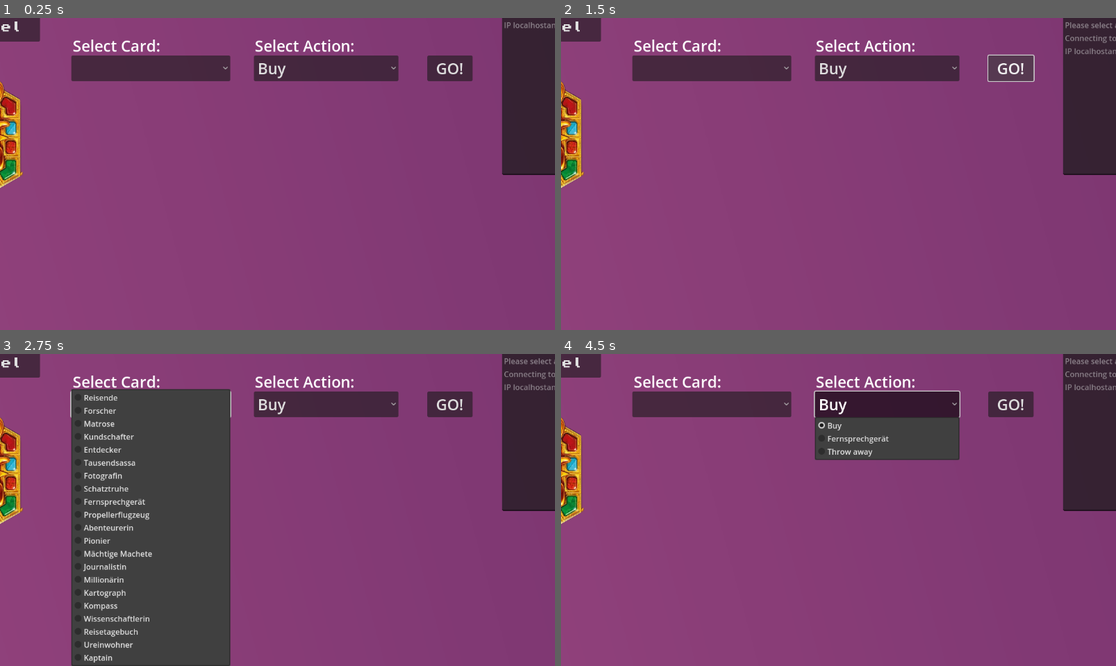
Above: before the commit, frames 1-4 (two rows, left to right).
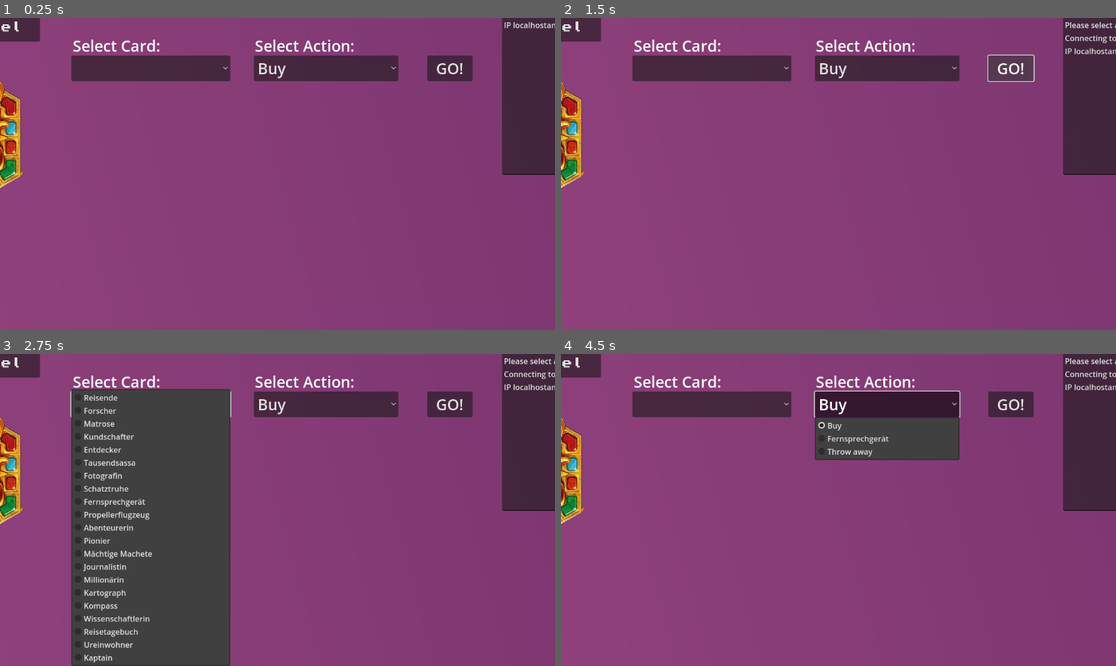
Above: after the commit, the same moments.

Repository: AdminL3/El-Dorado-Assistent
Game: Godot game, scene res://scenes/game.tscn
The game is run twice, just before and just after one commit, with the same random seed, the same clock (stepped at 60 frames per second) and the same inputs.
Inputs (mouse positions are in pixels of both pictures, inside the frame that each line leads up to):
- Up to frame 1 (0.25 s): no input
- Up to frame 2 (1.5 s): click "GO!" at 0.5 s; click "GO!" at 1.25 s
- Up to frame 3 (2.75 s): click (149, 403) at 2 s
- Up to frame 4 (4.5 s): click "Buy" at 2.75 s; click (710, 403) at 3.5 s; click "Buy" at 4.25 s

The runs differ from the first frame. In frame 1, 0.1% of the frame differs, in the area x 90-100%, y 1-4%; in frame 2, 0.3%, in the area x 90-100%, y 1-12%; in frame 3, 0.3%; in frame 4, 0.3%.

Commit message:
added some functionality addons
workingon messaging and connecting with name now

Diff:
--- a/scenes/game.tscn
+++ b/scenes/game.tscn
@@ -316,7 +316,6 @@
 offset_top = 20.0
 offset_right = 1397.0
 offset_bottom = 376.0
-editable = false
 scroll_smooth = true
 
 [connection signal="pressed" from="Admin/Back Admin" to="." method="back_admin"]
--- a/scripts/manager.gd
+++ b/scripts/manager.gd
@@ -63,9 +63,10 @@
 
 
 @onready var history = $History
-
+var history_text = ""
 func add_history(text):
-	history.text = str(text) + "\n" + history.text
+	history_text = text + "\n" + history_text
+	history.text = history_text
 
 signal player_connected(peer_id, player_info)
 signal player_disconnected(peer_id)
@@ -256,7 +257,8 @@
 
 func _on_peer_connected(id):
 	print("Client connected with ID: %d" % id)
-	rpc_id(id, "broadcast_store", store, vorne, hinten, "Received Store from Server")  # Send the store array to the newly connected client
+	rpc_id(id, "broadcast_store", store, vorne, hinten, "Received Store from Server")
+	# Send the store array to the newly connected client
 	_update_text()
 func _on_peer_disconnected(id):
 	print("Client disconnected with ID: %d" % id)
@@ -296,9 +298,7 @@
 	hinten = newhinten
 	vorne = newvorne
 	_update_text()
-	print("test")
-	add_history("test")
-	add_history(action)
+	add_history(str(action))
 	if isstore:
 		update_store()
 
